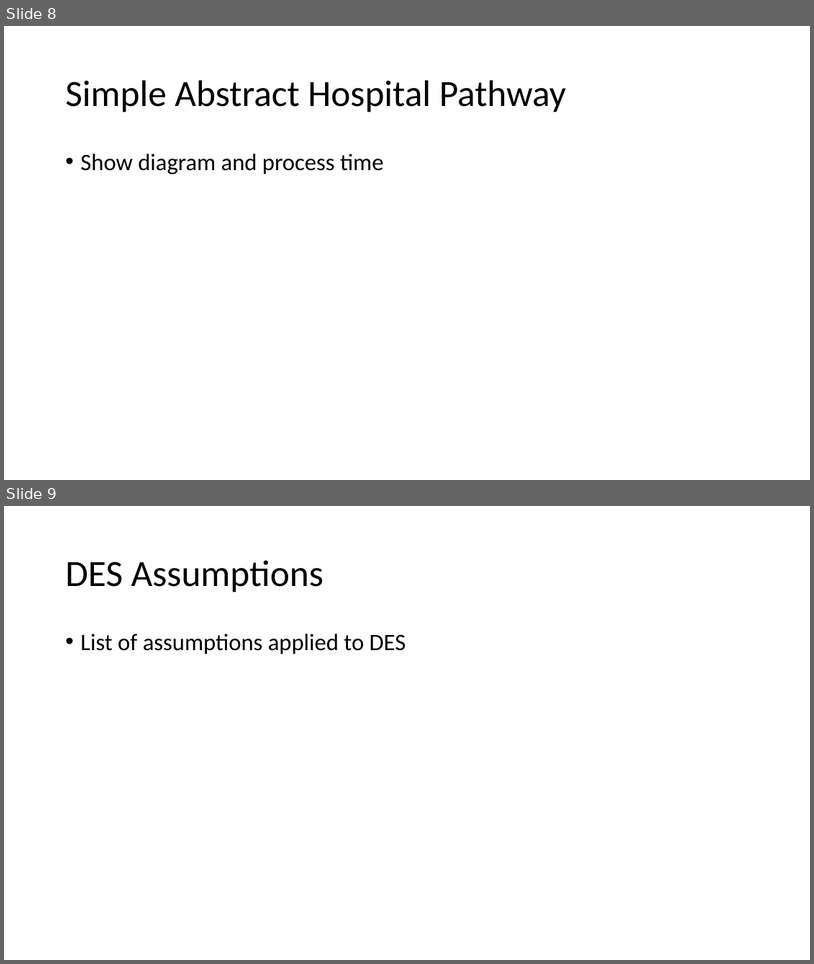
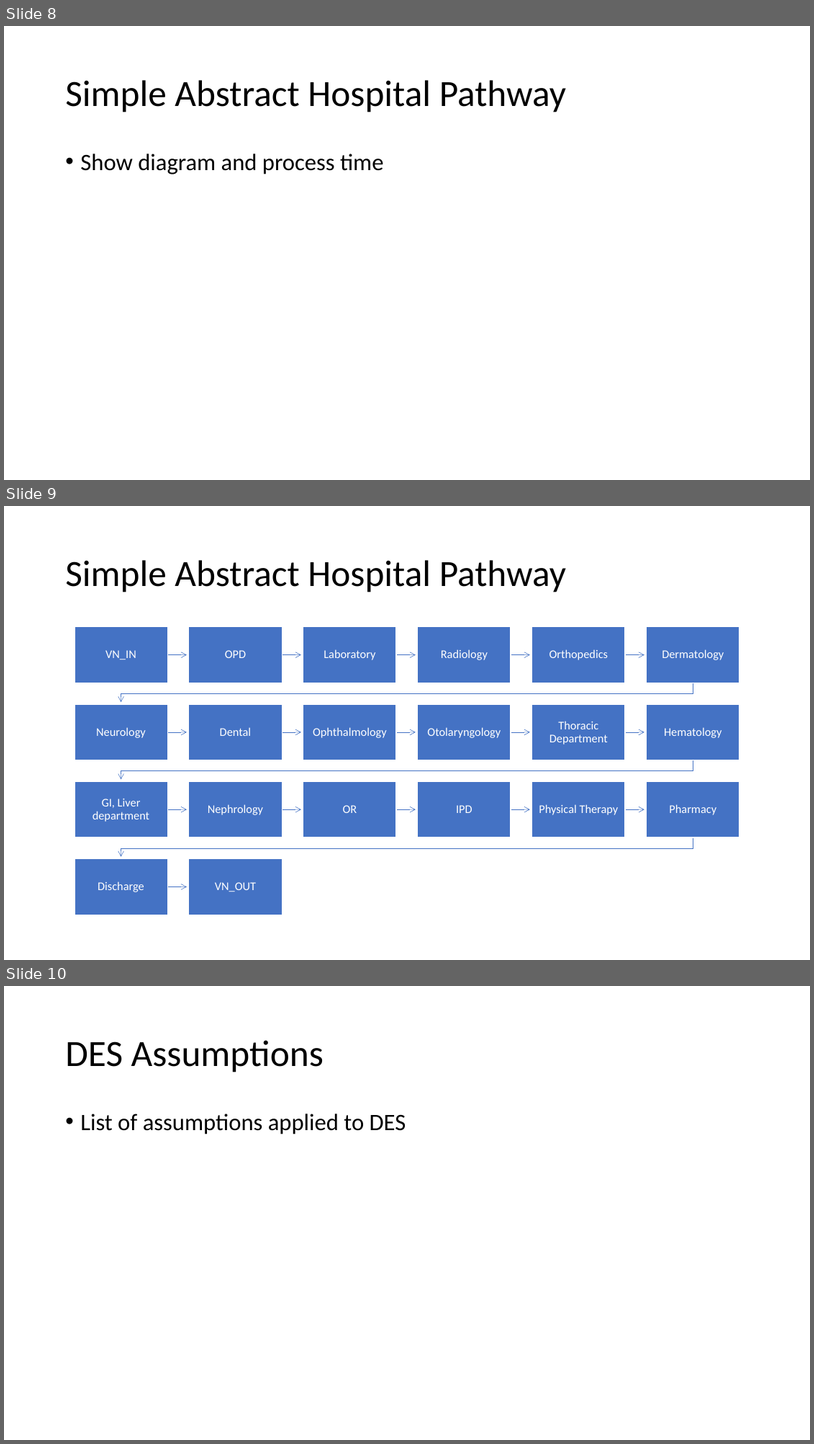
Before and after one commit to kawin7538/ds_hospital_project, a slide deck: memo_presentation/memo.pptx. Shown one above the other, each under a label of ours: slides 8 and 9 before the commit, slides 8, 9 and 10 after it. The pictures are 814x964 and 814x1444 pixels, drawn with LibreOffice and Linux fonts; fonts in the diff are those of the drawing. Boxes give left, top, right and bottom in pixels: in the first picture for what was removed or moved away, otherwise in the second. Text is boxed around its words. In the diff, an @@ line names an element or a change of style, - is before the commit and + after.

```diff
--- a/memo_presentation/memo.pptx
+++ b/memo_presentation/memo.pptx
@@ slide 9 added at (4, 506, 810, 960), background #FFFFFF @@
@@ title added at (65, 560, 566, 592), 44 pt, text #000000 @@
+Simple Abstract Hospital Pathway
@@ group added at (75, 627, 741, 914): 20 rectangles, 20 texts, 19 freeform shapes @@
+VN_IN
+OPD
+Laboratory
+Radiology
+Orthopedics
+Dermatology
+Neurology
+Dental
+Ophthalmology
+Otolaryngology
+Thoracic Department
+Hematology
+GI, Liver department
+Nephrology
+OR
+IPD
+Physical Therapy
+Pharmacy
+Discharge
+VN_OUT
@@ what was slide 9 is now slide 10 @@
```
Also in this commit, not shown: 7 other files.
